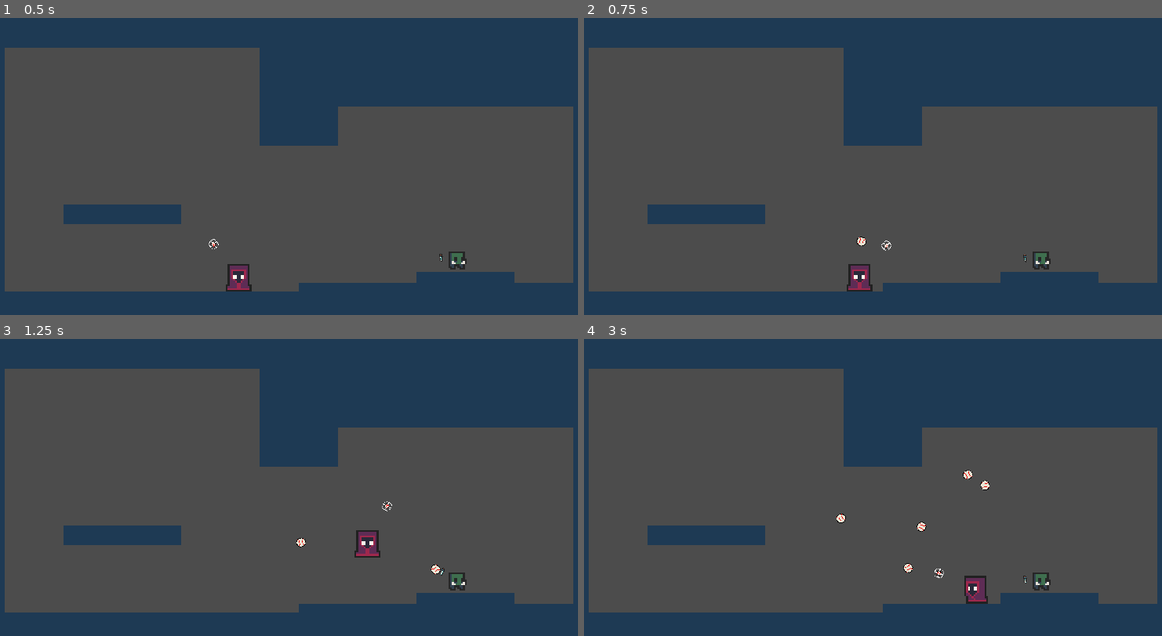
Above: before the commit, frames 1-4 (two rows, left to right).
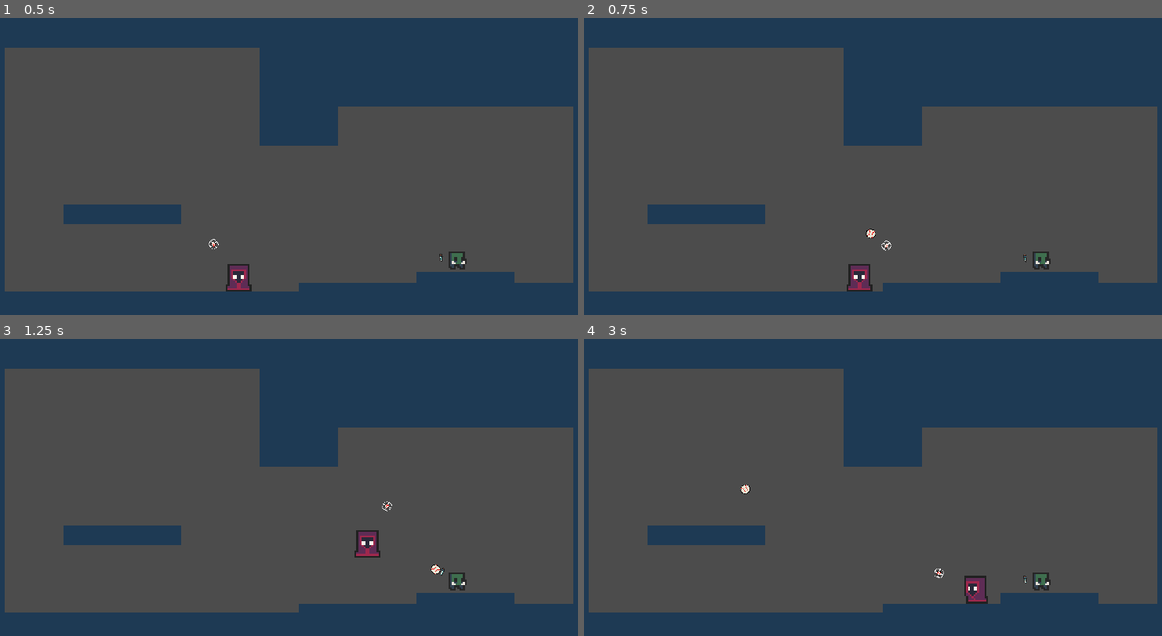
Above: after the commit, the same moments.

Repository: Kiingst/Dont-Bring-a-Bat-to-Gun-Fight
Game: Godot game, scene res://Assets/Levels/Level_Script/Flat_test.tscn
The game is run twice, just before and just after one commit, with the same random seed, the same clock (stepped at 60 frames per second) and the same inputs.
Inputs (mouse positions are in pixels of both pictures, inside the frame that each line leads up to):
- Up to frame 1 (0.5 s): no input
- Up to frame 2 (0.75 s): move the mouse to (1000, 127) at 0.52 s; press the mouse at (1000, 127) at 0.53 s; hold D (Move_Right) from 0.53 s (still down)
- Up to frame 3 (1.25 s): keep holding D (Move_Right); tap Space (jump) at 0.77 s
- Up to frame 4 (3 s): move the mouse to (740, 484) at 1.27 s; release the mouse at (740, 484) at 1.28 s; click (740, 484) at 1.35 s; tap Space (jump) at 1.52 s; move the mouse to (925, 386) at 2.02 s; release D (Move_Right) at 2.03 s; hold A (Move_Left) 2.03-2.78 s; hold Right mouse button (Parry) 2.03-2.78 s; click (925, 386) at 2.3 s; move the mouse to (832, 540) at 2.77 s; hold D (Move_Right) from 2.78 s (still down); click (832, 540) at 2.85 s

Frame 1 is identical in both runs. In frame 2, less than 0.1% of the frame differs, in the area x 47-51%, y 70-77%; in frame 3, less than 0.1%; in frame 4, 0.3%, in the area x 27-71%, y 44-79%.

Commit message:
Fixed ball collsion and added player and enemy damage

Diff:
--- a/Assets/Enemys/Test_Enemy/Enemy_Type_2.gd
+++ b/Assets/Enemys/Test_Enemy/Enemy_Type_2.gd
@@ -10,6 +10,13 @@
 export (PackedScene) var bullet
 onready var animation_tree = get_node("AnimationTree")
 onready var animation_mode = animation_tree.get("parameters/playback")
+export (int) var Bullet_Damage
+export (int) var Bullet_Speed
+
+func _ready():
+	#bullet.Bullet_Damage = Bullet_Damage
+	#bullet.Bullet_Speed = Bullet_Speed
+	$HealthBar.max_value = health
 
 onready var player = get_parent().get_node("Player_Catcher")
 
@@ -35,9 +42,6 @@
 var Locked_On = false
 var x = 0
 
-func _ready():
-	$HealthBar.max_value = health
-	pass # Replace with function body.
 
 func control(delta):
 	if player == null:
@@ -72,7 +76,7 @@
 		$Shoot_Cooldown.start()
 		$gun.play()
 		var direction = Vector2(1,0).rotated($gun.global_rotation)
-		emit_signal('fire', bullet, $gun/Muzzle.global_position, direction)
+		emit_signal('fire', bullet, $gun/Muzzle.global_position, direction, Bullet_Speed, Bullet_Damage)
 		#print("gun muzzle position", $gun/Muzzle.global_position)
 		#print("Bullet position",b.global_position)
 
@@ -99,8 +103,9 @@
 
 func _on_Enemy_area_entered(area):
 	if "Hit" in area.name:
-		take_damage(1)
-		print("enemy took_damge from, ", area)
+		var w = area.get_parent()
+		take_damage(w.Bullet_Damage)
+		print("enemy took ", w.Bullet_Damage, " damge from, ", area)
 
 
 func _on_Timer_timeout():
--- a/Assets/Levels/Level_Script/Flat_test.gd
+++ b/Assets/Levels/Level_Script/Flat_test.gd
@@ -16,17 +16,24 @@
 #	pass
 
 
-func fire(bullet, _position, _direction):
+func fire(bullet, _position, _direction, _speed, _damage):
 	var b = bullet.instance()
 	add_child(b)
-	b.start(_position, _direction)
+	b.start(_position, _direction, _speed, _damage)
+
+func fire2(bullet, _position, _direction, _speed, _damage):
+	var b = bullet.instance()
+	add_child(b)
+	_direction *= -1
+	b.start(_position, _direction, _speed, _damage)
 
 
-func enemy_fire(bullet, _position, _direction):
+func enemy_fire(bullet, _position, _direction, _speed, _damage):
 	var b = bullet.instance()
 	add_child(b)
-	b.start(_position, _direction)
-	b.connect("fire", self, "fire")
+	b.start(_position, _direction, _speed, _damage)
+	b.connect("fire", self, "fire2")
+
 
 
 
--- a/Assets/Levels/Level_Script/Flat_test.tscn
+++ b/Assets/Levels/Level_Script/Flat_test.tscn
@@ -19,11 +19,13 @@
 
 [node name="Player_Catcher" parent="." instance=ExtResource( 1 )]
 position = Vector2( -66, 115 )
-balls_in_inventory = 50
+balls_in_inventory = 2
 
 [node name="Enemy_Type_2" parent="." groups=["enemy"] instance=ExtResource( 6 )]
 position = Vector2( 289, 182 )
 health = 2
 MOVE_SPEED = 100
+Bullet_Damage = 1
+Bullet_Speed = 50
 
 [connection signal="catch" from="Player_Catcher" to="." method="_on_Player_Catcher_catch"]
--- a/Assets/Player/Player_Script/Base_Player.gd
+++ b/Assets/Player/Player_Script/Base_Player.gd
@@ -49,6 +49,10 @@
 	else:
 		Player_Control(delta)
 
+	if health <= 0:
+		alive = false
+		remove_child($Player_Model)
+
 func get_gravity() -> float:
 	return jump_gravity if move_vec.y < 0.0 else fall_gravity
 func get_input_velocity() -> float:
@@ -67,3 +71,18 @@
 # Called every frame. 'delta' is the elapsed time since the previous frame.
 #func _process(delta):
 #	pass
+func take_damage(damage):
+	health -= damage
+
+
+func _on_Player_area_entered(area):
+	if "Bullet" in area.name:
+		var w = area.get_parent()
+		take_damage(w.Bullet_Damage)
+		print("player took ",w.Bullet_Damage," damage from ", area )
+		w.queue_free()
+	elif "Hit_Area" in area.name:
+		var w = area.get_parent()
+		take_damage(w.Bullet_Damage)
+		print("player took ",w.Bullet_Damage," damage from ", area )
+		w.queue_free()
--- a/Assets/Player/Player_Script/Base_Player.tscn
+++ b/Assets/Player/Player_Script/Base_Player.tscn
@@ -12,3 +12,5 @@
 [node name="Player" type="Area2D" parent="."]
 
 [node name="CollisionShape2D" type="CollisionShape2D" parent="Player"]
+
+[connection signal="area_entered" from="Player" to="." method="_on_Player_area_entered"]
--- a/Assets/Player/Player_Script/Catcher/Player_Catcher.gd
+++ b/Assets/Player/Player_Script/Catcher/Player_Catcher.gd
@@ -7,6 +7,8 @@
 signal catch
 export (PackedScene) var ball
 signal fire
+export (int) var Bullet_Damage
+export (int) var Bullet_Speed
 # Declare member variables here. Examples:
 # var a = 2
 # var b = "text"
@@ -14,7 +16,7 @@
 
 # Called when the node enters the scene tree for the first time.
 func _ready():
-	pass # Replace with function body.
+	pass
 
 func Player_Control_Catch(delta):
 	#print($offset/Catch_Area.get_overlapping_areas())
@@ -58,5 +60,5 @@
 	if balls_in_inventory > 0:
 		print("throwing")
 		var direction = Vector2(1,0).rotated($Cross_Hair.global_rotation)
-		emit_signal('fire', ball, $Cross_Hair/Position2D.global_position, direction)
+		emit_signal('fire', ball, $Cross_Hair/Position2D.global_position, direction, Bullet_Speed, Bullet_Damage)
 		balls_in_inventory -= 1
--- a/Assets/Player/Player_Script/Catcher/Player_Catcher.tscn
+++ b/Assets/Player/Player_Script/Catcher/Player_Catcher.tscn
@@ -23,6 +23,8 @@
 jump_time_to_peak = 0.3
 jump_time_to_descent = 0.4
 ball = ExtResource( 5 )
+Bullet_Damage = 1
+Bullet_Speed = 200
 
 [node name="CollisionShape2D" type="CollisionShape2D" parent="."]
 position = Vector2( 0, 7.875 )
@@ -64,3 +66,5 @@
 
 [node name="Position2D" type="Position2D" parent="Cross_Hair"]
 position = Vector2( 248, 0 )
+
+[connection signal="area_entered" from="Player" to="." method="_on_Player_area_entered"]
--- a/Assets/Player/Player_Script/Player.gd
+++ b/Assets/Player/Player_Script/Player.gd
@@ -2,6 +2,7 @@
 export (int) var MOVE_SPEED = 300
 export (int) var health = 3
 var move_vec = Vector2.ZERO
+
 
 signal take_damage
 var alive = true
--- a/Assets/baseball/script/Bullet.gd
+++ b/Assets/baseball/script/Bullet.gd
@@ -1,13 +1,15 @@
 extends RigidBody2D
 
 export (int) var Bullet_Speed
-export (int) var Bullet_Damage
+var Bullet_Damage
 export (int) var Bullet_lifetime
 var dir
 var kill = true
 
+
 func _ready():
 	add_to_group("Bullets")
+
 
 var Bullet_velocity = Vector2()
 
@@ -19,12 +21,13 @@
 	else :
 		$Lifetime.start()
 
-func start(_position, _direction):
+func start(_position, _direction, _speed, _damage):
+	Bullet_Damage = _damage
 	position = _position
 	rotation = _direction.angle()
 	dir = _direction
 	$Lifetime.wait_time = Bullet_lifetime
-	Bullet_velocity = _direction * Bullet_Speed
+	Bullet_velocity = _direction * _speed
 	$Lifetime.start()
 
 func startAng(_position, _angle):
@@ -52,5 +55,6 @@
 
 
 
+
 func _on_invincibility_timeout():
 	$CollisionShape2D.disabled = false
--- a/Assets/baseball/script/Enemy_Bullet.gd
+++ b/Assets/baseball/script/Enemy_Bullet.gd
@@ -12,7 +12,7 @@
 	var rotation1 = _angle - PI
 	var test = _angle - PI
 	var direction1 = Vector2(1,0).rotated(test)
-	emit_signal('fire', player_bullet, position1, direction1)
+	emit_signal('fire', player_bullet, position1, direction1, Bullet_Speed, Bullet_Damage)
 	print(direction1)
 	queue_free()
 
--- a/Assets/baseball/script/Player_Bullet.tscn
+++ b/Assets/baseball/script/Player_Bullet.tscn
@@ -11,7 +11,6 @@
 [node name="Player_Bullet" instance=ExtResource( 1 )]
 collision_layer = 1
 collision_mask = 1
-Bullet_Damage = 1
 
 [node name="Sprite" parent="." index="0"]
 texture = ExtResource( 2 )
